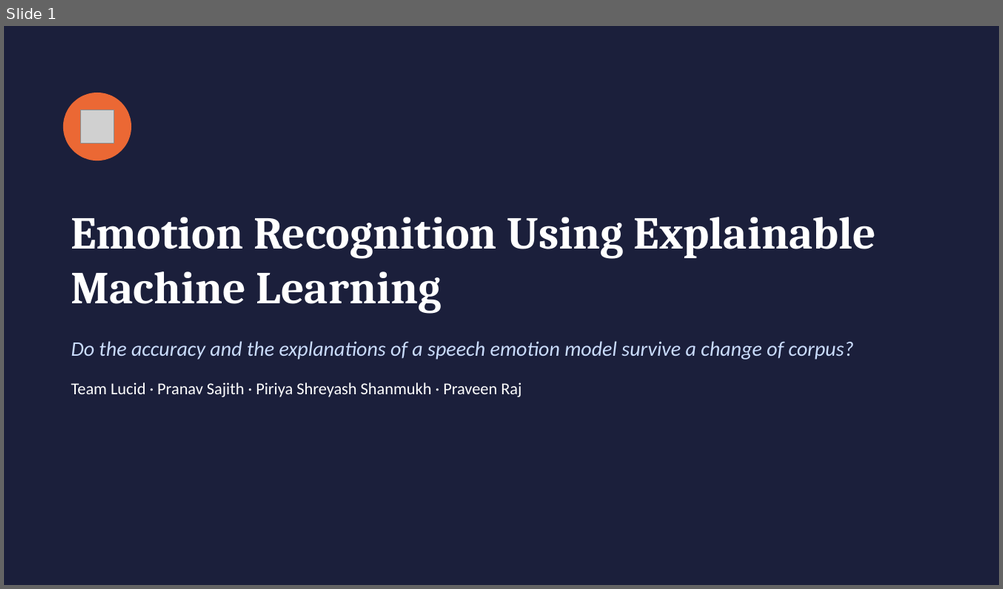
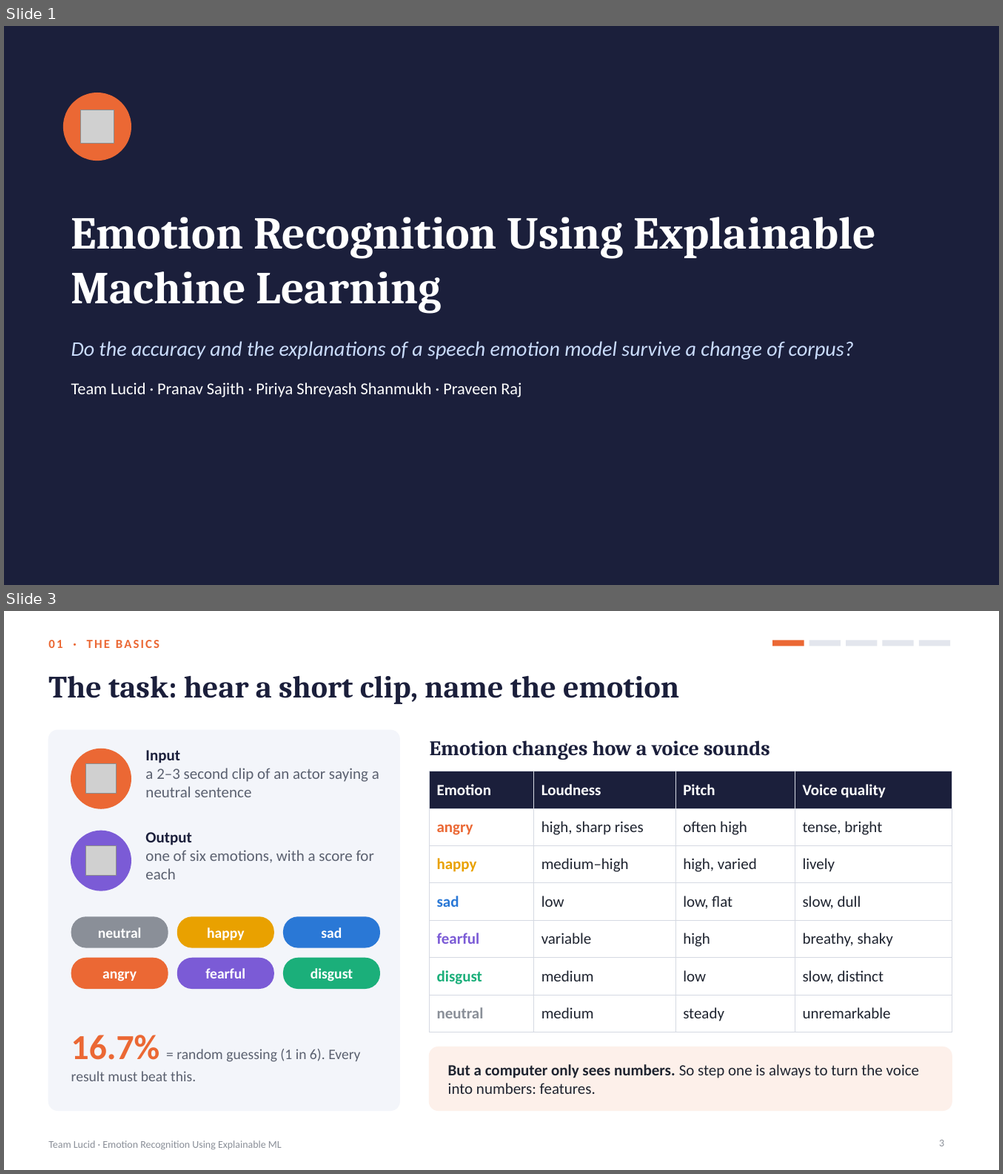
Before and after one commit to shreyashsp25/lucid-speech-emotion-xai, a slide deck: report/Lucid_Final_Presentation.pptx. Shown one above the other, each under a label of ours: slide 1 before the commit, slides 1 and 3 after it; the slides between them are not shown. The pictures are 1003x589 and 1003x1174 pixels, drawn with LibreOffice and Linux fonts; fonts in the diff are those of the drawing; grey boxes stand for pictures. Boxes give left, top, right and bottom in pixels: in the first picture for what was removed or moved away, otherwise in the second. Text is boxed around its words. In the diff, an @@ line names an element or a change of style, - is before the commit and + after.

Commit message:
Restructure final presentation: basics, roadmap, sections

```diff
--- a/report/Lucid_Final_Presentation.pptx
+++ b/report/Lucid_Final_Presentation.pptx
@@ slide 3 added at (x1=4, y1=611, x2=999, y2=1170), background #FFFFFF @@
@@ text added at (x1=48, y1=640, x2=159, y2=648), 12 pt, text #EB6834, bold @@
+01 · THE BASICS
@@ rectangle added at (x1=772, y1=640, x2=804, y2=646), fill #EB6834 @@
@@ rectangle added at (x1=809, y1=640, x2=840, y2=646), fill #E3E6ED @@
@@ rectangle added at (x1=845, y1=640, x2=877, y2=646), fill #E3E6ED @@
@@ rectangle added at (x1=882, y1=640, x2=913, y2=646), fill #E3E6ED @@
@@ rectangle added at (x1=919, y1=640, x2=950, y2=646), fill #E3E6ED @@
@@ title added at (x1=48, y1=675, x2=679, y2=704), 30 pt, text #1B1F3B, bold @@
+The task: hear a short clip, name the emotion
@@ rounded rectangle added at (x1=48, y1=730, x2=399, y2=1111), fill #F3F5FA, outline #F3F5FA 1 pt @@
@@ text added at (x1=430, y1=741, x2=770, y2=760), 20 pt, text #1B1F3B, bold @@
+Emotion changes how a voice sounds
@@ ellipse added at (x1=71, y1=749, x2=131, y2=809), fill #EB6834, outline #EB6834 1 pt @@
@@ picture added at (x1=86, y1=764, x2=116, y2=794) @@
@@ text added at (x1=145, y1=750, x2=379, y2=797), 15 pt, text #5B6170 @@
+Input
+a 2–3 second clip of an actor saying a neutral sentence
@@ table added at (x1=430, y1=772, x2=951, y2=1025), 7 rows, 4 columns @@
+Emotion | Loudness | Pitch | Voice quality
+angry | high, sharp rises | often high | tense, bright
+happy | medium–high | high, varied | lively
+sad | low | low, flat | slow, dull
+fearful | variable | high | breathy, shaky
+disgust | medium | low | slow, distinct
+neutral | medium | steady | unremarkable
@@ ellipse added at (x1=71, y1=831, x2=131, y2=891), fill #7B5BD6, outline #7B5BD6 1 pt @@
@@ text added at (x1=145, y1=832, x2=374, y2=880), 15 pt, text #5B6170 @@
+Output
+one of six emotions, with a score for each
@@ picture added at (x1=86, y1=846, x2=116, y2=876) @@
@@ rounded rectangle added at (x1=71, y1=917, x2=168, y2=948), fill #8A8F98 @@
@@ rounded rectangle added at (x1=177, y1=917, x2=274, y2=948), fill #E9A100 @@
@@ rounded rectangle added at (x1=283, y1=917, x2=380, y2=948), fill #2A78D6 @@
@@ text added at (x1=98, y1=928, x2=142, y2=938), 14 pt, text #FFFFFF, bold @@
+neutral
@@ text added at (x1=207, y1=928, x2=244, y2=940), 14 pt, text #FFFFFF, bold @@
+happy
@@ text added at (x1=321, y1=928, x2=341, y2=938), 14 pt, text #FFFFFF, bold @@
+sad
@@ rounded rectangle added at (x1=71, y1=958, x2=168, y2=989), fill #EB6834 @@
@@ rounded rectangle added at (x1=177, y1=958, x2=274, y2=989), fill #7B5BD6 @@
@@ rounded rectangle added at (x1=283, y1=958, x2=380, y2=989), fill #1BAF7A @@
@@ text added at (x1=102, y1=971, x2=136, y2=982), 14 pt, text #FFFFFF, bold @@
+angry
@@ text added at (x1=205, y1=968, x2=245, y2=979), 14 pt, text #FFFFFF, bold @@
+fearful
@@ text added at (x1=310, y1=968, x2=353, y2=982), 14 pt, text #FFFFFF, bold @@
+disgust
@@ text added at (x1=71, y1=1035, x2=360, y2=1082), 14 pt, text #5B6170 @@
+16.7% = random guessing (1 in 6). Every result must beat this.
@@ rounded rectangle added at (x1=430, y1=1048, x2=951, y2=1111), fill #FDF0EA, outline #FDF0EA 1 pt @@
@@ text added at (x1=448, y1=1065, x2=919, y2=1094), 15 pt, text #1F2430 @@
+But a computer only sees numbers. So step one is always to turn the voice into numbers: features.
@@ text added at (x1=48, y1=1141, x2=282, y2=1150), 10 pt, text #8A8F98 @@
+Team Lucid · Emotion Recognition Using Explainable ML
@@ page number added at (x1=939, y1=1140, x2=944, y2=1147), 10 pt, text #8A8F98 @@
+3
```
Also in this commit, not shown: 16 slides changed, 4 other slides added.
